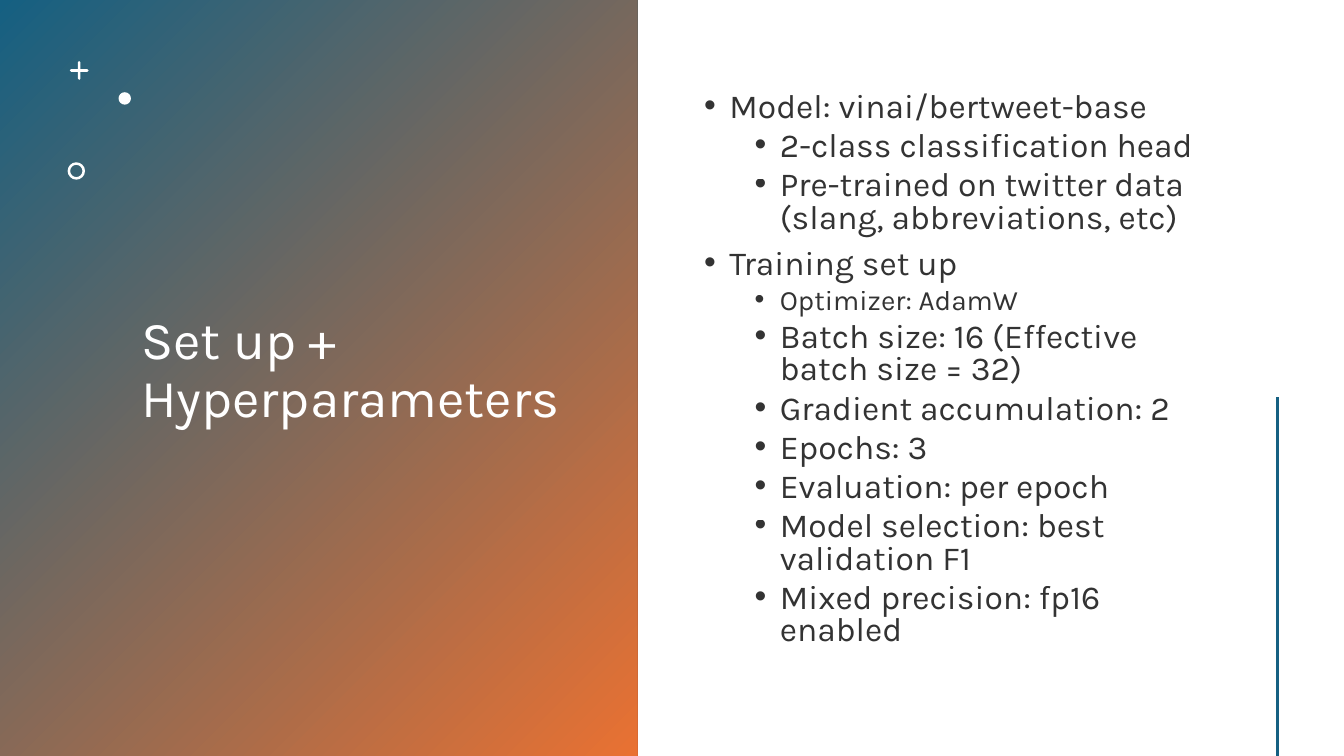
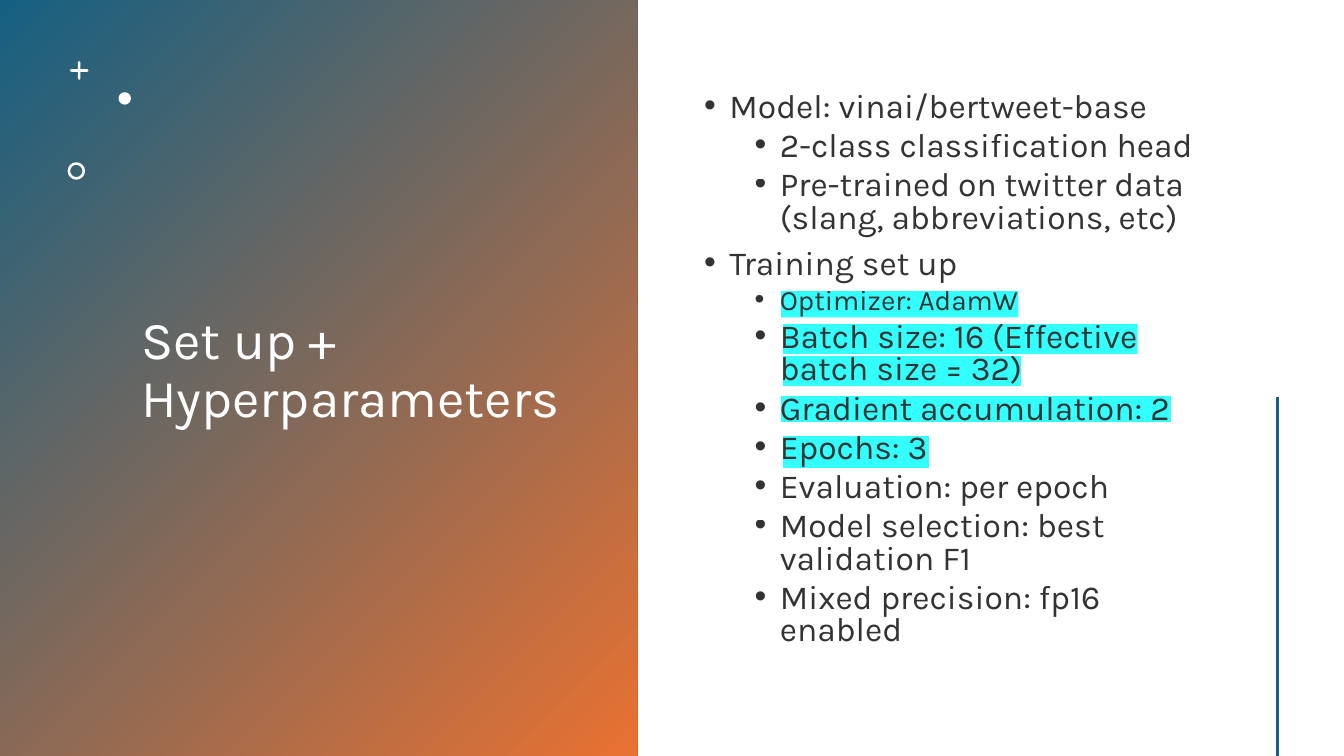
Before and after one commit to BrianLeung30/Sentiment-Analysis-of-Text-Data, a slide deck: slide 6 of Project Presentation Slides.pptx. Drawn at 1344x756 pixels with LibreOffice and Linux fonts; fonts in the diff are those of the drawing. Boxes give left, top, right and bottom in pixels: in the first picture for what was removed or moved away, otherwise in the second. Text is boxed around its words. In the diff, an @@ line names an element or a change of style, - is before the commit and + after.

```diff
--- a/Project Presentation Slides.pptx
+++ b/Project Presentation Slides.pptx
@@ text at (780, 285, 1169, 468): highlight none to #00FFFF in "Optimizer: AdamW", "Batch size: 16 (Effective batch size = ...", "Gradient accumulation: 2", "Epochs: 3" @@
```
Also in this commit, not shown: 3 other slides changed.
